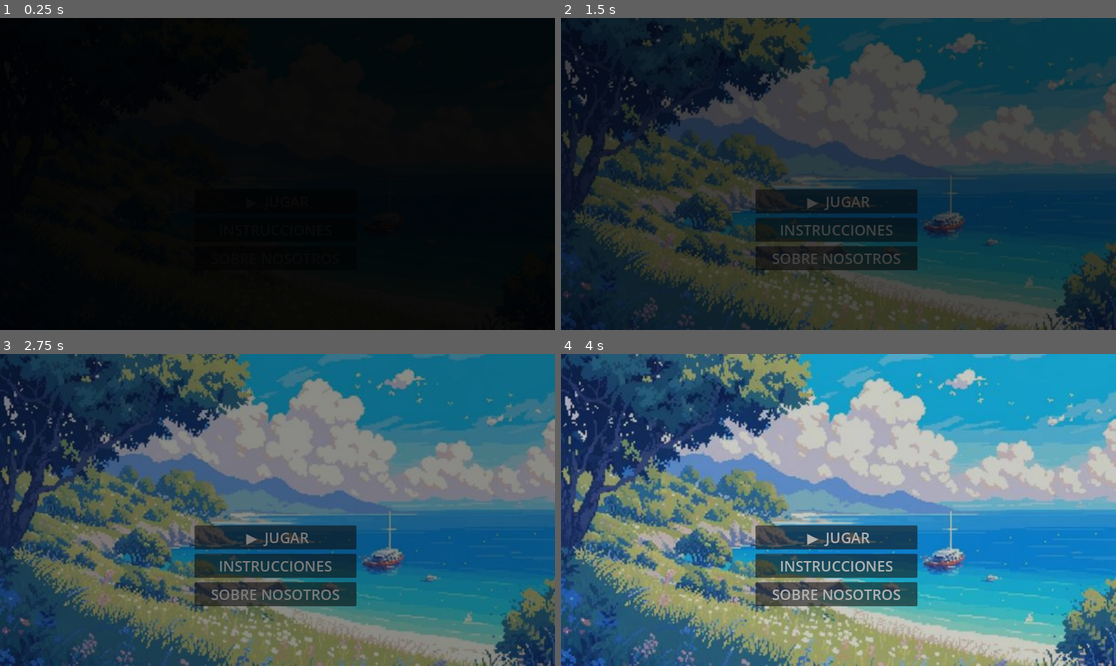
Above: before the commit, frames 1-4 (two rows, left to right).
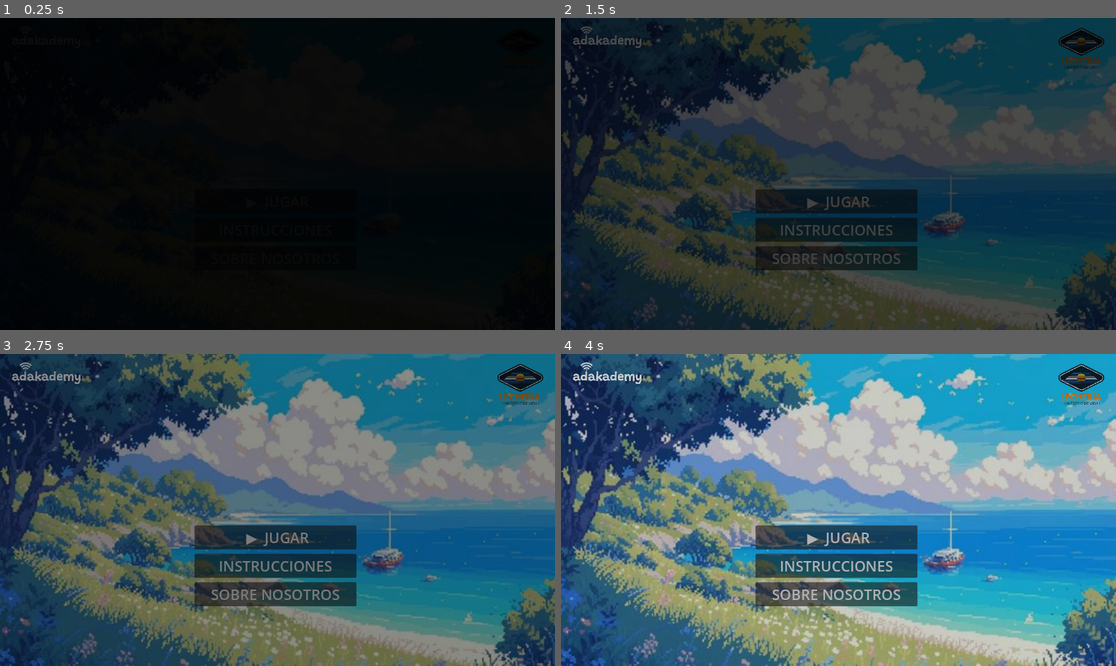
Above: after the commit, the same moments.

Repository: JD277/Plataformer-lecheria
Game: Godot game, scene res://scenes/muenú_de_inicio.tscn
Two runs of this game, one before a commit and one after it. Both use one fixed random seed, a clock stepped at 60 frames per second and the inputs below.
Inputs:
- Up to frame 1 (0.25 s): no input
- Up to frame 2 (1.5 s): click "▶ JUGAR" at 0.5 s; click "▶ JUGAR" at 1.25 s
- Up to frame 3 (2.75 s): click "INSTRUCCIONES" at 2 s
- Up to frame 4 (4 s): click "SOBRE NOSOTROS" at 2.75 s; click "INSTRUCCIONES" at 3.5 s

The runs differ from the first frame. In frame 2, 0.8% of the frame differs, in the area x 2-98%, y 2-17%; in frame 3, 0.8%; in frame 4, 0.9%.

Commit message:
se agregaron los logos a la escena de inicio y a la ventana sobre nosotros

Diff:
--- a/scenes/muenú_de_inicio.tscn
+++ b/scenes/muenú_de_inicio.tscn
@@ -12,6 +12,8 @@
 [ext_resource type="Texture2D" uid="uid://do4672hixworr" path="res://recursos/images/Virtual Guy/Jump (32x32).png" id="6_hfhqu"]
 [ext_resource type="Texture2D" uid="uid://bh8r42auoxjlo" path="res://recursos/images/fondos/job-5382501_1920.jpg" id="11_6ghyh"]
 [ext_resource type="PackedScene" uid="uid://ce0jcyv6mit6x" path="res://scenes/transicion.tscn" id="11_qqhdn"]
+[ext_resource type="Texture2D" uid="uid://pysss7bm1cmb" path="res://recursos/images/logos/ADAKADEMY TEXTO BLANCO.png" id="12_6ny0o"]
+[ext_resource type="Texture2D" uid="uid://4a8nkq00uvxg" path="res://recursos/images/logos/logo lecheria sin fondo.png" id="13_ns2eo"]
 
 [sub_resource type="Animation" id="Animation_qfxp2"]
 length = 7.5
@@ -632,6 +634,18 @@
 theme_override_styles/normal = SubResource("StyleBoxFlat_wqhca")
 text = "← VOLVER"
 
+[node name="logo_Adakademy" type="Sprite2D" parent="Sobre Nosotros"]
+texture_filter = 1
+position = Vector2(91, 608)
+scale = Vector2(0.18, 0.18)
+texture = ExtResource("12_6ny0o")
+
+[node name="logo_AlcaldíaLechería" type="Sprite2D" parent="Sobre Nosotros"]
+texture_filter = 1
+position = Vector2(1072, 584)
+scale = Vector2(0.25, 0.25)
+texture = ExtResource("13_ns2eo")
+
 [node name="entrada" parent="." instance=ExtResource("11_qqhdn")]
 visible = false
 
@@ -640,6 +654,18 @@
 
 [node name="stop" type="Timer" parent="."]
 wait_time = 5.0
+
+[node name="logo_Adakademy" type="Sprite2D" parent="."]
+texture_filter = 1
+position = Vector2(96, 39.9999)
+scale = Vector2(0.18, 0.18)
+texture = ExtResource("12_6ny0o")
+
+[node name="logo_AlcaldíaLechería" type="Sprite2D" parent="."]
+texture_filter = 1
+position = Vector2(1080, 64)
+scale = Vector2(0.25, 0.25)
+texture = ExtResource("13_ns2eo")
 
 [connection signal="ready" from="." to="." method="_on_ready"]
 [connection signal="pressed" from="VBoxContainer/START" to="." method="_on_start_pressed"]
Binary file added: recursos/images/logos/lecheria_logo.jpg
Not shown, added: recursos/images/logos/lecheria_logo.jpg.import
Binary file added: recursos/images/logos/logo lecheria sin fondo.png
Not shown, added: recursos/images/logos/logo lecheria sin fondo.png.import
Not shown, added: recursos/sonidos/button-202966.mp3.import
Not shown: 1 places in scenes/muenú_de_inicio.tscn that only renumber resources
Not shown, added: recursos/sonidos/button-202966.mp3
